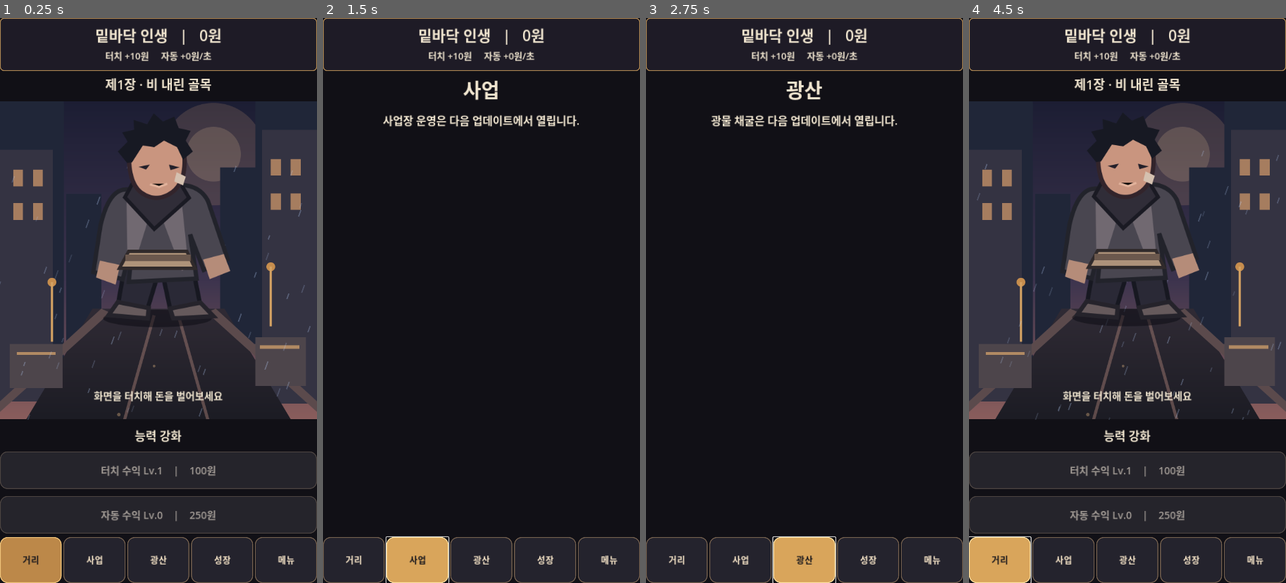
Above: before the commit, frames 1-4 (left to right).
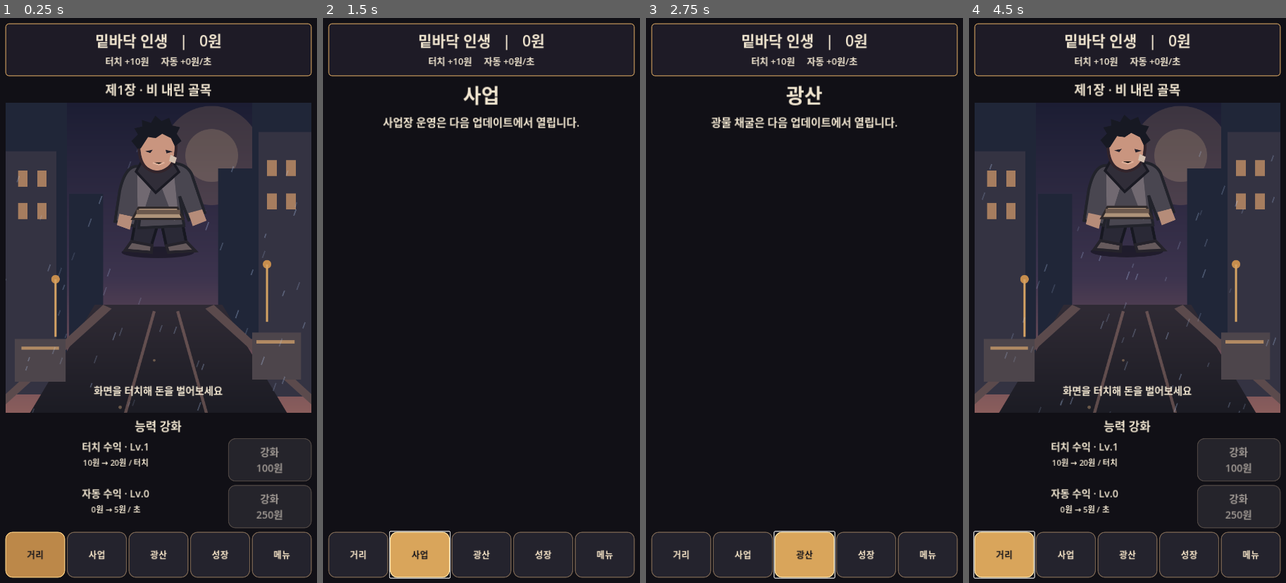
Above: after the commit, the same moments.

Repository: sungpil987/BottomLife-Reborn
Game: Godot game, scene res://scenes/Main.tscn
Two runs of this game, one before a commit and one after it. Both use one fixed random seed, a clock stepped at 60 frames per second and the inputs below.
Inputs:
- Up to frame 1 (0.25 s): no input
- Up to frame 2 (1.5 s): click "거리" at 0.5 s; click "사업" at 1.25 s
- Up to frame 3 (2.75 s): click "광산" at 2 s
- Up to frame 4 (4.5 s): click "성장" at 2.75 s; click "메뉴" at 3.5 s; click "거리" at 4.25 s

The runs differ from the first frame. In frame 1, 21% of the frame differs, in the area x 0-100%, y 0-100%; in frame 2, 5.1%; in frame 3, 5.1%; in frame 4, 21%.

Commit message:
v0.5 redesign street composition and separate upgrade info from purchase buttons

Diff:
--- a/scripts/main.gd
+++ b/scripts/main.gd
@@ -18,6 +18,8 @@
 var street_stage: Control
 var float_layer: Control
 var tab_buttons: Array[Button] = []
+var tap_cost_label: Label
+var auto_cost_label: Label
 
 func _ready() -> void:
 	load_game()
@@ -111,6 +113,10 @@
 	add_child(bg)
 	var outer := VBoxContainer.new()
 	outer.set_anchors_and_offsets_preset(Control.PRESET_FULL_RECT)
+	outer.offset_left = 12.0
+	outer.offset_right = -12.0
+	outer.offset_top = 12.0
+	outer.offset_bottom = -12.0
 	outer.add_theme_constant_override("separation", 8)
 	add_child(outer)
 	var top := PanelContainer.new()
@@ -125,7 +131,7 @@
 	top_box.add_child(income_label)
 	content = VBoxContainer.new()
 	content.size_flags_vertical = Control.SIZE_EXPAND_FILL
-	content.add_theme_constant_override("separation", 16)
+	content.add_theme_constant_override("separation", 8)
 	outer.add_child(content)
 	var bottom := HBoxContainer.new()
 	bottom.custom_minimum_size.y = 104
@@ -164,6 +170,8 @@
 
 func refresh() -> void:
 	hero_sprite = null
+	tap_cost_label = null
+	auto_cost_label = null
 	street_stage = null
 	float_layer = null
 	tap_upgrade_button = null
@@ -212,10 +220,10 @@
 	hero.texture = load("res://assets/hero.svg")
 	hero.expand_mode = TextureRect.EXPAND_IGNORE_SIZE
 	hero.stretch_mode = TextureRect.STRETCH_KEEP_ASPECT_CENTERED
-	hero.anchor_left = 0.19
-	hero.anchor_right = 0.81
-	hero.anchor_top = 0.18
-	hero.anchor_bottom = 0.90
+	hero.anchor_left = 0.31
+	hero.anchor_right = 0.69
+	hero.anchor_top = 0.36
+	hero.anchor_bottom = 0.88
 	hero.mouse_filter = Control.MOUSE_FILTER_IGNORE
 	scene_area.add_child(hero)
 	hero_sprite = hero
@@ -239,17 +247,35 @@
 	scene_area.add_child(feedback)
 	content.add_child(make_label("능력 강화", 27))
 	var tap_cost := 100.0 * pow(1.35, tap_level - 1)
-	var tap_upgrade := make_button("터치 수익 Lv.%d    |    %s원" % [tap_level, number(tap_cost)])
+	var tap_row := HBoxContainer.new()
+	tap_row.custom_minimum_size.y = 82
+	content.add_child(tap_row)
+	var tap_info := VBoxContainer.new()
+	tap_info.size_flags_horizontal = Control.SIZE_EXPAND_FILL
+	tap_row.add_child(tap_info)
+	tap_info.add_child(make_label("터치 수익 · Lv.%d" % tap_level, 23))
+	tap_info.add_child(make_label("%s원 → %s원 / 터치" % [number(tap_level * 10.0), number((tap_level + 1) * 10.0)], 18))
+	var tap_upgrade := make_button("강화\n%s원" % number(tap_cost))
+	tap_upgrade.custom_minimum_size = Vector2(190, 82)
 	tap_upgrade.disabled = money < tap_cost
 	tap_upgrade.pressed.connect(buy_tap)
-	content.add_child(tap_upgrade)
+	tap_row.add_child(tap_upgrade)
 	tap_upgrade_button = tap_upgrade
 	decorate_button(tap_upgrade, true)
 	var auto_cost := 250.0 * pow(1.42, auto_level)
-	var auto_upgrade := make_button("자동 수익 Lv.%d    |    %s원" % [auto_level, number(auto_cost)])
+	var auto_row := HBoxContainer.new()
+	auto_row.custom_minimum_size.y = 82
+	content.add_child(auto_row)
+	var auto_info := VBoxContainer.new()
+	auto_info.size_flags_horizontal = Control.SIZE_EXPAND_FILL
+	auto_row.add_child(auto_info)
+	auto_info.add_child(make_label("자동 수익 · Lv.%d" % auto_level, 23))
+	auto_info.add_child(make_label("%s원 → %s원 / 초" % [number(auto_level * 5.0), number((auto_level + 1) * 5.0)], 18))
+	var auto_upgrade := make_button("강화\n%s원" % number(auto_cost))
+	auto_upgrade.custom_minimum_size = Vector2(190, 82)
 	auto_upgrade.disabled = money < auto_cost
 	auto_upgrade.pressed.connect(buy_auto)
-	content.add_child(auto_upgrade)
+	auto_row.add_child(auto_upgrade)
 	auto_upgrade_button = auto_upgrade
 	decorate_button(auto_upgrade, true)
 
